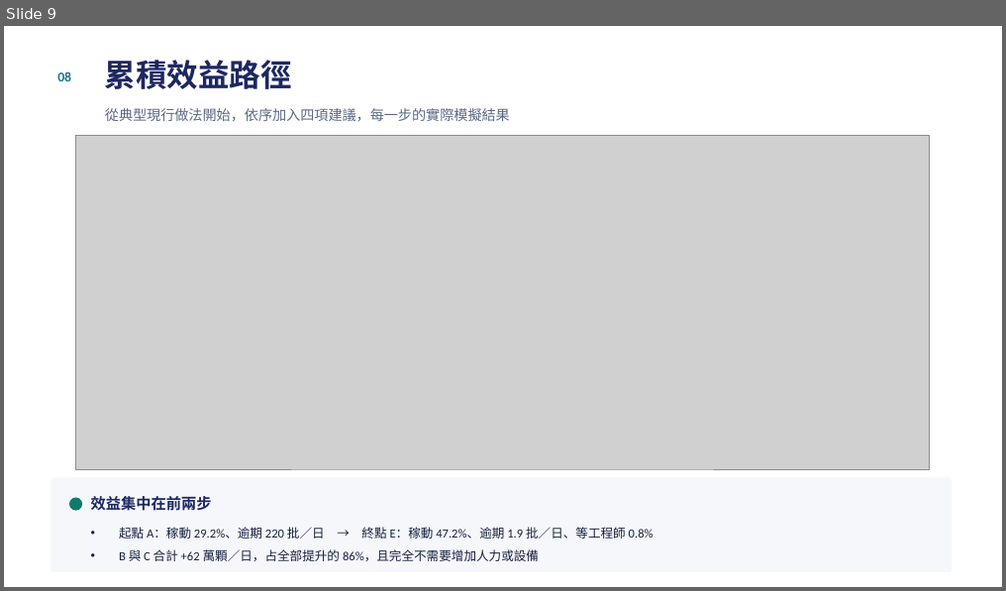
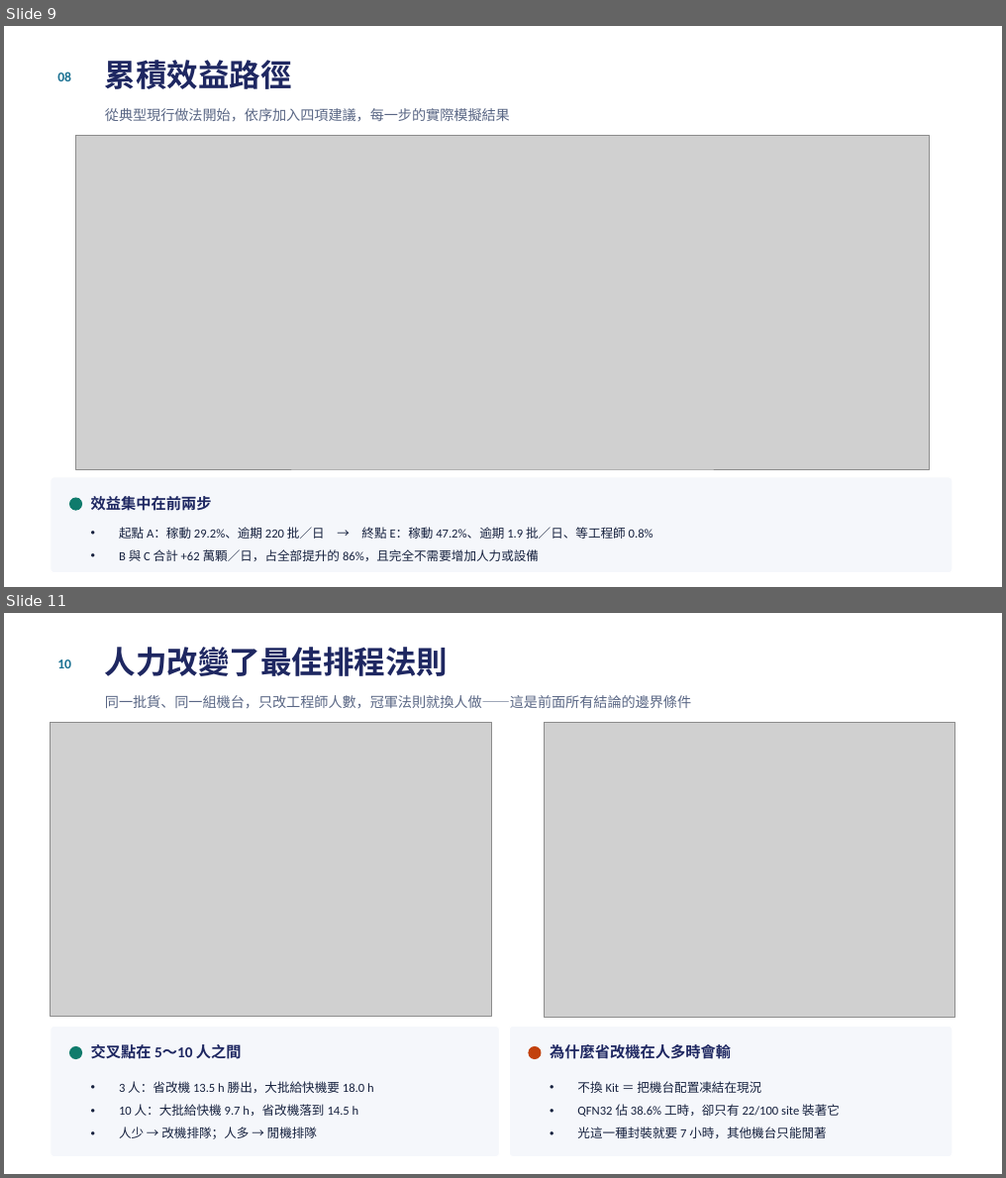
Before and after one commit to cnshow2025/my-factory, a slide deck: docs/測試排程分析報告.pptx. Shown one above the other, each under a label of ours: slide 9 before the commit, slides 9 and 11 after it; the slides between them are not shown. The pictures are 1006x591 and 1006x1178 pixels, drawn with LibreOffice and Linux fonts; fonts in the diff are those of the drawing; grey boxes stand for pictures. Boxes give left, top, right and bottom in pixels: in the first picture for what was removed or moved away, otherwise in the second. Text is boxed around its words. In the diff, an @@ line names an element or a change of style, - is before the commit and + after.

```diff
--- a/docs/測試排程分析報告.pptx
+++ b/docs/測試排程分析報告.pptx
@@ slide 11 added at [4, 613, 1002, 1174], background #FFFFFF @@
@@ text added at [57, 660, 71, 668], 13 pt, text #1C7293, bold @@
+10
@@ text added at [105, 647, 448, 676], 30 pt, text #1E2761, bold @@
+人力改變了最佳排程法則
@@ text added at [105, 695, 691, 709], 13.5 pt, text #5A6785 @@
+同一批貨、同一組機台，只改工程師人數，冠軍法則就換人做——這是前面所有結論的邊界條件
@@ picture added at [51, 722, 492, 1017] @@
@@ picture added at [544, 722, 955, 1017] @@
@@ rounded rectangle added at [51, 1026, 500, 1157], fill #F5F7FB, outline #FFFFFF 1 pt @@
@@ rounded rectangle added at [509, 1026, 952, 1157], fill #F5F7FB, outline #FFFFFF 1 pt @@
@@ ellipse added at [70, 1048, 82, 1059], fill #0F7B6C, outline #0F7B6C 1 pt @@
@@ text added at [91, 1045, 242, 1059], 14.5 pt, text #1E2761, bold @@
+交叉點在 5～10 人之間
@@ ellipse added at [529, 1048, 541, 1059], fill #C2410C, outline #C2410C 1 pt @@
@@ text added at [549, 1045, 731, 1059], 14.5 pt, text #1E2761, bold @@
+為什麼省改機在人多時會輸
@@ text added at [119, 1081, 374, 1140], 12 pt, text #16213E @@
+• 3 人：省改機 13.5 h 勝出，大批給快機要 18.0 h
+• 10 人：大批給快機 9.7 h，省改機落到 14.5 h
+• 人少 → 改機排隊；人多 → 閒機排隊
@@ text added at [577, 1081, 840, 1139], 12 pt, text #16213E @@
+• 不換 Kit ＝ 把機台配置凍結在現況
+• QFN32 佔 38.6% 工時，卻只有 22/100 site 裝著它
+• 光這一種封裝就要 7 小時，其他機台只能閒著
```
Also in this commit, not shown: 2 slides changed, 1 other slide added, 7 other files.
